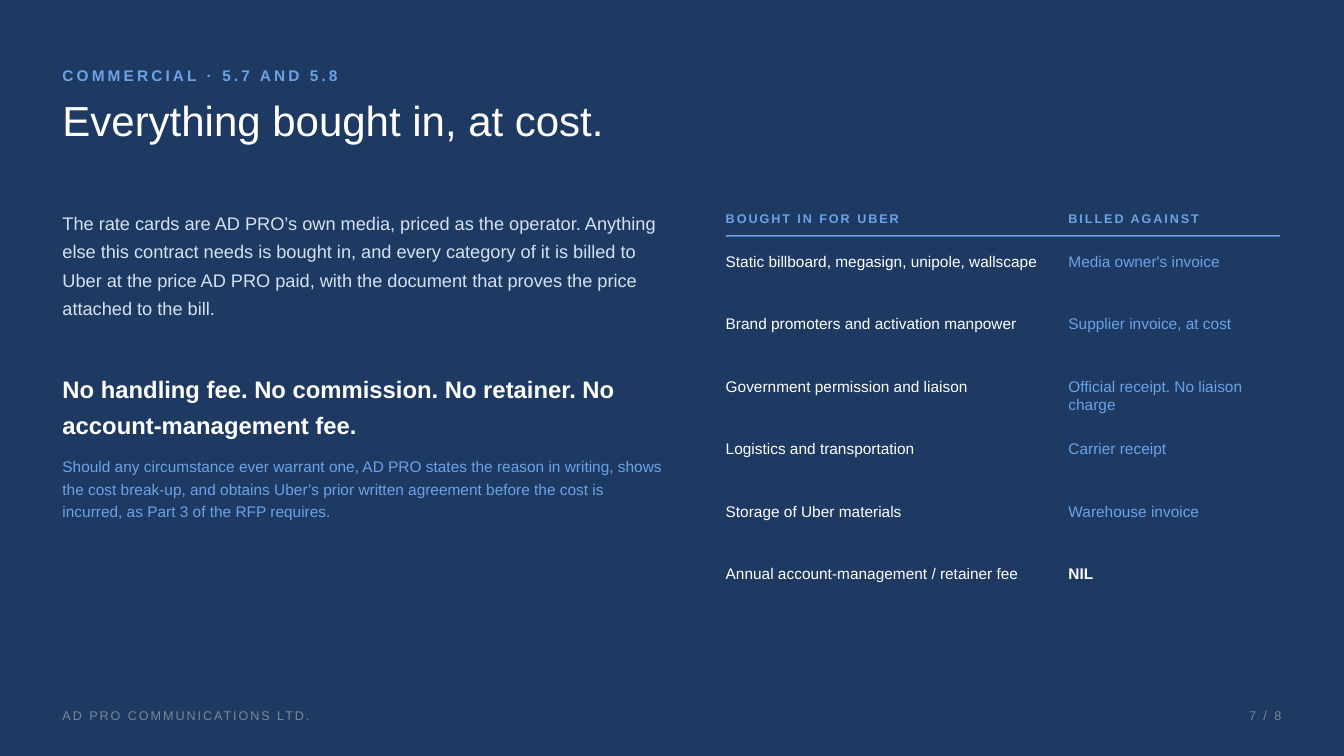
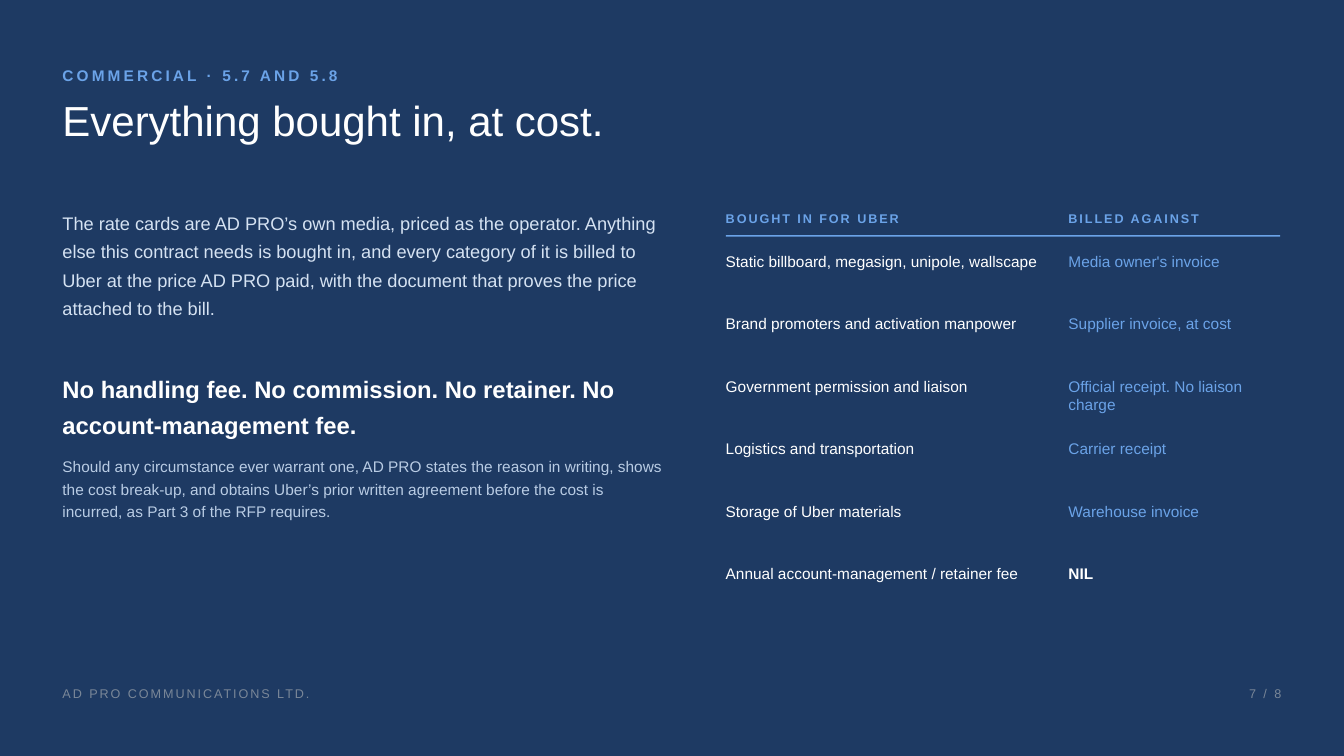
Before and after one commit to AhmedMasum2000000/acnd.music, a slide deck: slide 7 of adpro/uber-presentation.pptx. Drawn at 1344x756 pixels with LibreOffice and Linux fonts; fonts in the diff are those of the drawing. Boxes give left, top, right and bottom in pixels: in the first picture for what was removed or moved away, otherwise in the second. Text is boxed around its words. In the diff, an @@ line names an element or a change of style, - is before the commit and + after.

```diff
--- a/adpro/uber-presentation.pptx
+++ b/adpro/uber-presentation.pptx
@@ text "Should any circumstance ever warrant ..." at bbox=[62, 461, 662, 520]: text colour #6BA3E8 to #B9CCE4 @@
@@ text "AD PRO COMMUNICATIONS LTD.": place and size @@
-text "AD PRO COMMUNICATIONS LTD." at bbox=[63, 704, 567, 728]
+text "AD PRO COMMUNICATIONS LTD." at bbox=[63, 682, 567, 706]
@@ text "7 / 8": place and size @@
-text "7 / 8" at bbox=[1249, 711, 1281, 720]
+text "7 / 8" at bbox=[1249, 689, 1281, 698]
```
Also in this commit, not shown: 6 other slides changed, 1 other file.
